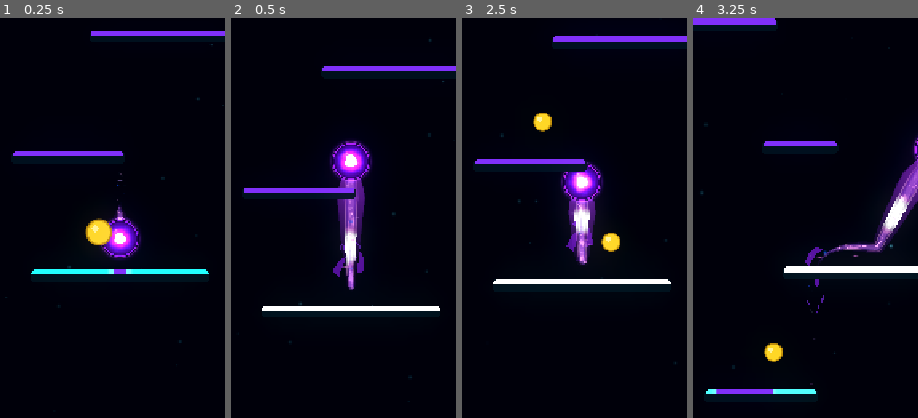
Above: before the commit, frames 1-4 (left to right).
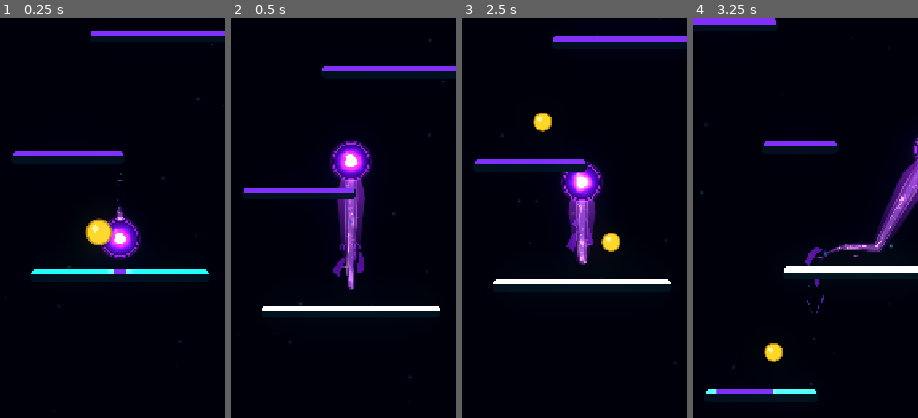
Above: after the commit, the same moments.

Repository: Kryodo/TowerJump
Game: Godot game, scene res://scenes/main.tscn
The game is run twice, just before and just after one commit, with the same random seed, the same clock (stepped at 60 frames per second) and the same inputs.
Inputs (mouse positions are % of the whole screen's width and height, from its top left):
- Up to frame 1 (0.25 s): no input
- Up to frame 2 (0.5 s): no input
- Up to frame 3 (2.5 s): move the mouse to (72, 45) at 0.52 s; hold Right (ui_right) 0.53-1.25 s; click (72, 45) at 0.67 s; drag from (30, 55) to (47, 31) at 1.27 s; click "Nochmal spielen" at 2 s
- Up to frame 4 (3.25 s): move the mouse to (60, 28) at 2.77 s; hold Right (ui_right) from 2.78 s (still down)
The pictures show only the part of the screen within x 23-73%, y 25-75%; the shares and areas given below are measured in that part.

Frame 1 is identical in both runs. In frame 2, 0.4% of the frame differs, in the area x 50-56%, y 52-62%; in frame 3, 0.4%; in frame 4, 0.6%, in the area x 84-97%, y 44-54%.

Commit message:
Replace traveling landing pulse with a localized inner-stream impulse

Diff:
--- a/scenes/ball_trail_energy.gdshader
+++ b/scenes/ball_trail_energy.gdshader
@@ -8,8 +8,7 @@
 uniform float trail_progress_scale = 1.0;
 uniform float pulse_progress = -1.0;
 uniform float pulse_strength = 0.0;
-uniform float landing_pulse_progress = -1.0;
-uniform float landing_pulse_strength = 0.0;
+uniform float landing_kick_strength = 0.0;
 
 
 // ------------------------------------------------------------
@@ -207,15 +206,16 @@
 		1.0 - smoothstep(0.022, 0.105, abs(uv.x - pulse_progress))
 	) * pulse_gate;
 	float travelling_pulse = pulse_band * pulse_strength * trail_fade;
-	float landing_pulse_band = (
-		1.0 - smoothstep(0.025, 0.125, abs(uv.x - landing_pulse_progress))
-	) * step(0.0, landing_pulse_progress);
-	float landing_travelling_pulse = landing_pulse_band * landing_pulse_strength * trail_fade;
+	// A quick localized kick lights the part of the stream emerging from
+	// the orb without consuming the ambient pulse's full ribbon travel.
+	float landing_head_kick = landing_kick_strength
+		* (1.0 - smoothstep(0.02, 0.34, uv.x))
+		* trail_fade;
 	float pulse_edge = travelling_pulse * smoothstep(0.42, 0.82, edge_distance);
-	pulse_edge = max(pulse_edge, landing_travelling_pulse * smoothstep(0.35, 0.78, edge_distance) * 1.15);
+	// Landing flash stays in the head of the ribbon rather than moving across it.
 	edge_strength = max(edge_strength, pulse_edge * 0.95);
 	energy = max(energy, edge_strength * 0.42);
-	energy = min(energy + travelling_pulse * 0.46 + landing_travelling_pulse * 0.65, 2.0);
+	energy = min(energy + travelling_pulse * 0.46 + landing_head_kick * 0.28, 2.0);
 
 
 	// Palette-matched energy stream: saturated blue or rich violet.
@@ -250,7 +250,7 @@
 	// Additive HDR accents stay subtle at rest but flare briefly as the pulse passes.
 	final_color += edge_color * edge_strength * 0.43;
 	final_color += edge_color * travelling_pulse * 0.30;
-	final_color += landing_pulse_color * landing_travelling_pulse * 0.65;
+	final_color += landing_pulse_color * landing_head_kick * 0.32;
 
 	COLOR = vec4(
 		final_color,
